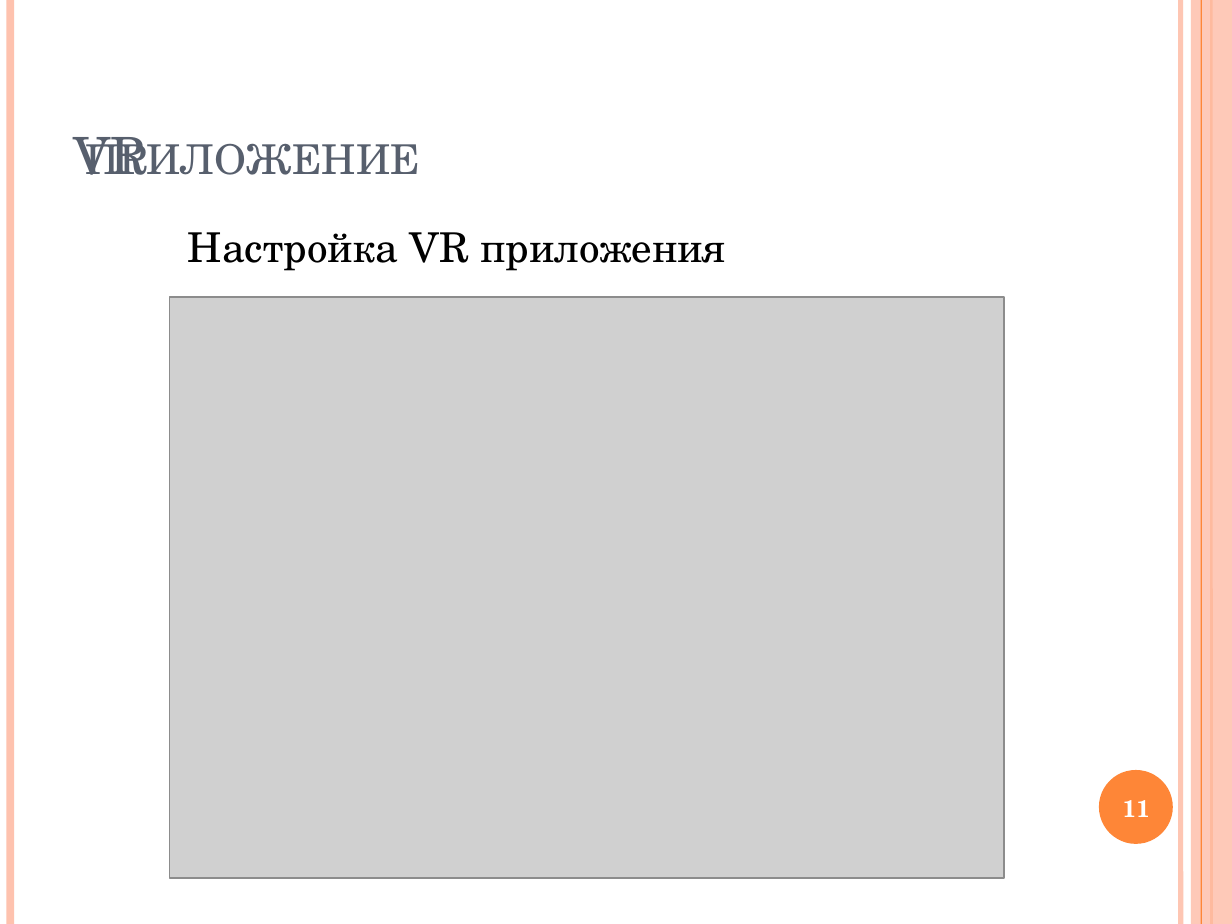
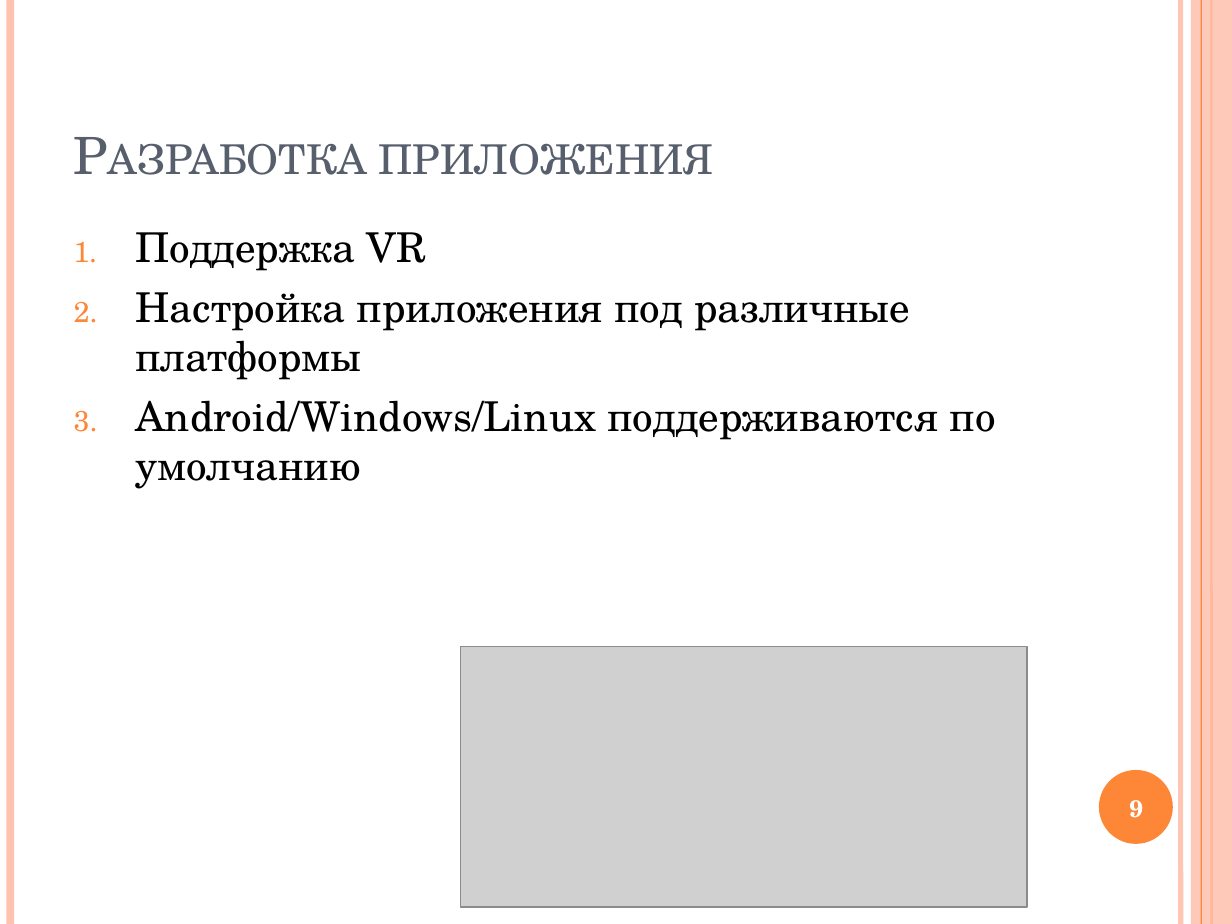
Before and after one commit to VSobolenko/VR-StudyRoom, a slide deck: slide 9 of Диплом - Приложение Unity VR/Презентация.pptx (slide 11 before the commit). Drawn at 1232x924 pixels with LibreOffice and Linux fonts; fonts in the diff are those of the drawing; grey boxes stand for pictures. Boxes give left, top, right and bottom in pixels: in the first picture for what was removed or moved away, otherwise in the second. Text is boxed around its words. In the diff, an @@ line names an element or a change of style, - is before the commit and + after.

```diff
--- a/Диплом - Приложение Unity VR/Презентация.pptx
+++ b/Диплом - Приложение Unity VR/Презентация.pptx
@@ title at bbox=[379, 143, 714, 175]: text changed @@
-VR приложение
+Разработка приложения
@@ text at bbox=[135, 232, 996, 489]: text changed @@
-Настройка VR приложения
+1. Поддержка VR
+2. Настройка приложения под различные платформы
+3. Android/Windows/Linux поддерживаются по умолчанию
@@ picture: place and size @@
-picture at bbox=[170, 297, 1004, 877]
+picture at bbox=[461, 647, 1027, 908]
@@ page number at bbox=[1129, 800, 1143, 818]: text changed @@
-11
+9
```
Also in this commit, not shown: 6 other slides changed, 2 slides removed, 5 other files.
